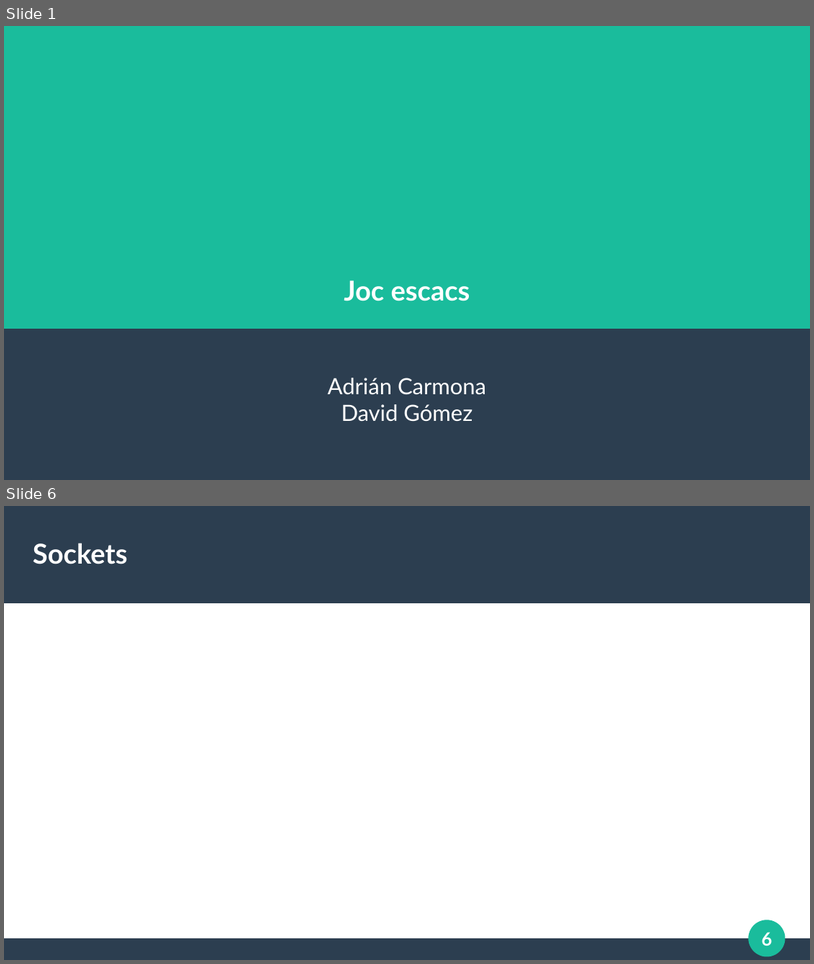
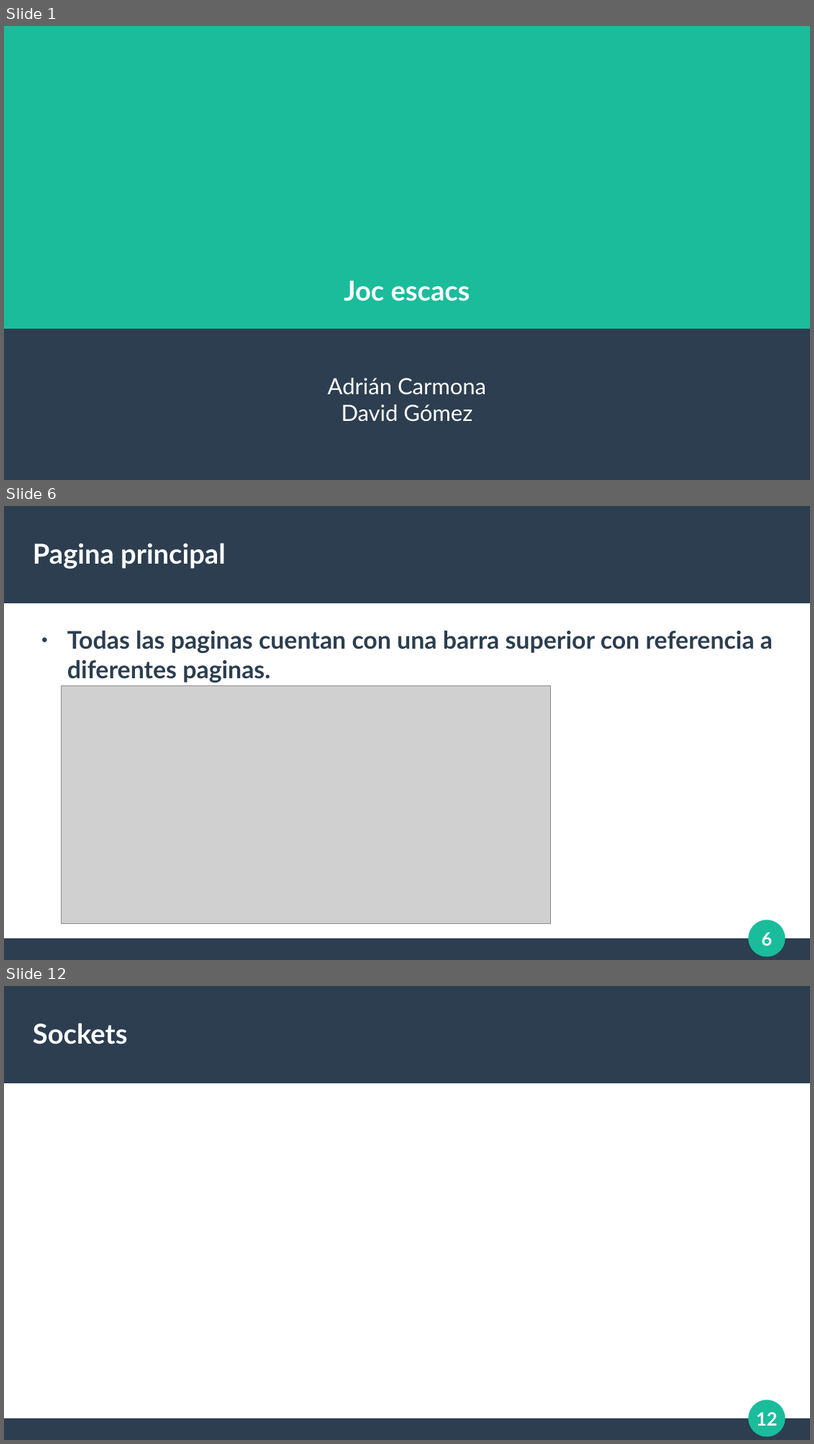
Before and after one commit to El69Man/Chess-Online, a slide deck: Documentación/Exposición.odp. Shown one above the other, each under a label of ours: slides 1 and 6 before the commit, slides 1, 6 and 12 after it; the slides between them are not shown. The pictures are 814x964 and 814x1444 pixels, drawn with LibreOffice and Linux fonts; fonts in the diff are those of the drawing; grey boxes stand for pictures. Boxes give left, top, right and bottom in pixels: in the first picture for what was removed or moved away, otherwise in the second. Text is boxed around its words. In the diff, an @@ line names an element or a change of style, - is before the commit and + after.

```diff
--- a/Documentación/Exposición.odp
+++ b/Documentación/Exposición.odp
@@ slide 6 added at [4, 506, 810, 960], background #FFFFFF; not listed: 4 template elements that a slide beside it also shows @@
@@ title added at [33, 543, 226, 569], 27 pt, text #FFFFFF, bold @@
+Pagina principal
@@ text added at [67, 631, 773, 682], 24 pt, text #2C3E50, bold @@
+● Todas las paginas cuentan con una barra superior con referencia a diferentes paginas.
@@ picture added at [62, 686, 551, 924] @@
@@ what was slide 6 is now slide 12 @@
@@ page number at [756, 1412, 777, 1425]: text changed @@
-6
+12
```
Also in this commit, not shown: 3 slides changed, 8 other slides added, 3 slides removed, 5 other files.
